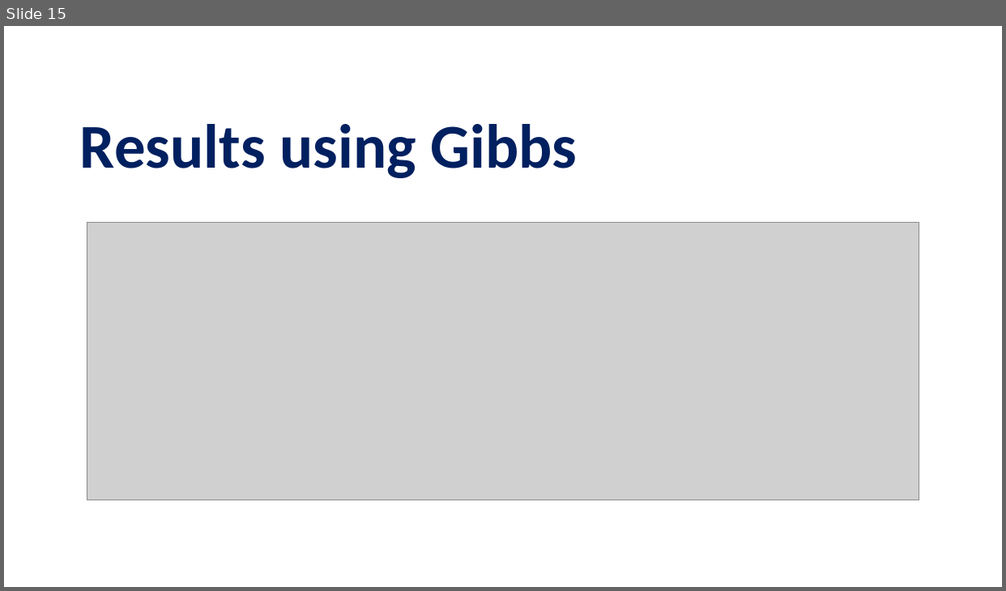
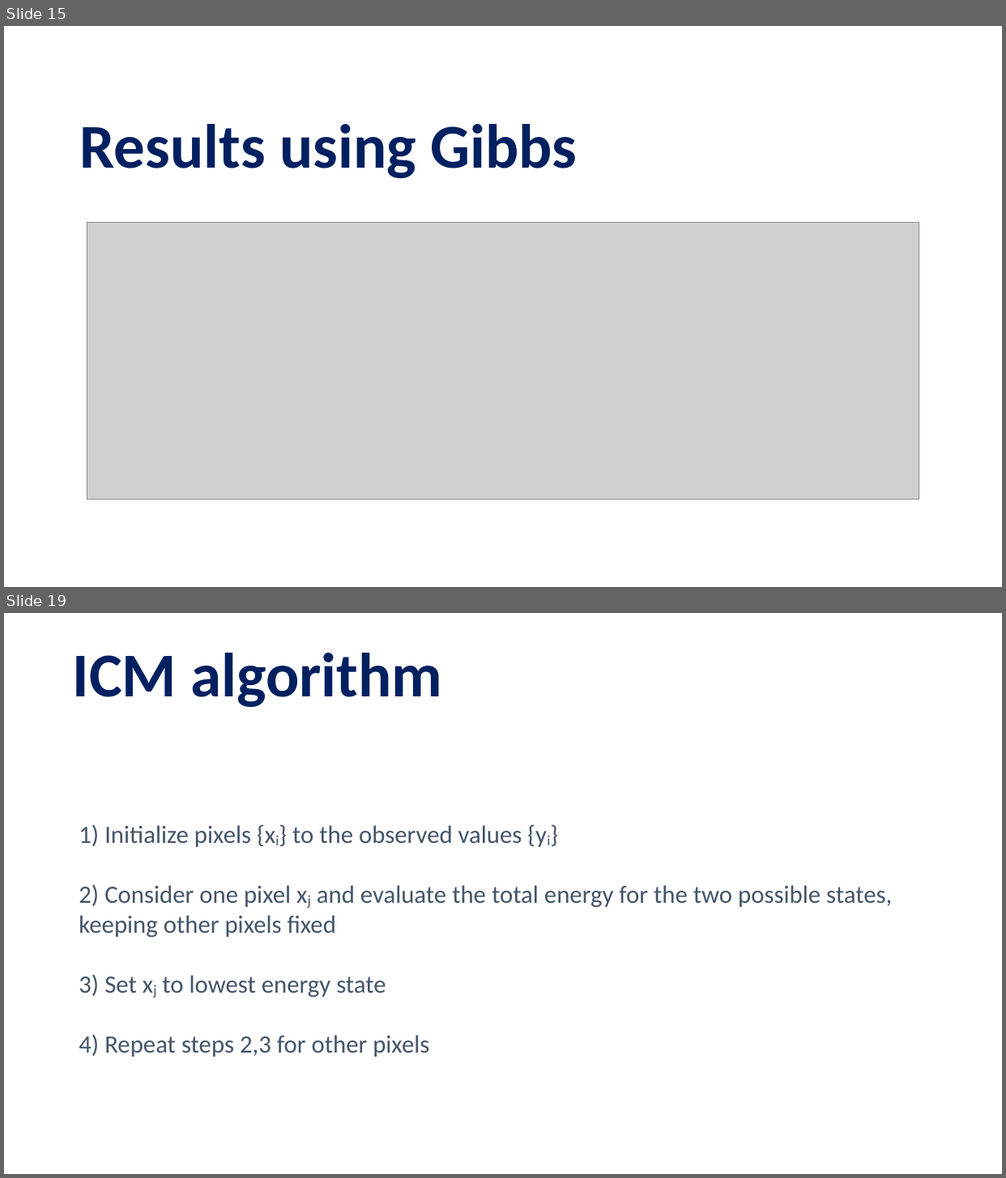
Before and after one commit to pettepiero/Ising-image-denoising, a slide deck: pml.pptm. Shown one above the other, each under a label of ours: slide 15 before the commit, slides 15 and 19 after it; the slides between them are not shown. The pictures are 1006x591 and 1006x1178 pixels, drawn with LibreOffice and Linux fonts; fonts in the diff are those of the drawing; grey boxes stand for pictures. Boxes give left, top, right and bottom in pixels: in the first picture for what was removed or moved away, otherwise in the second. Text is boxed around its words. In the diff, an @@ line names an element or a change of style, - is before the commit and + after.

```diff
--- a/pml.pptm
+++ b/pml.pptm
@@ slide 19 added at (x1=4, y1=613, x2=1002, y2=1174), background #FFFFFF @@
@@ title added at (x1=73, y1=653, x2=443, y2=707), 60 pt, text #002060, bold @@
+ICM algorithm
@@ text added at (x1=79, y1=824, x2=892, y2=1057), 24 pt, text #44546A @@
+1) Initialize pixels {xi} to the observed values {yi}
+2) Consider one pixel xj and evaluate the total energy for the two possible states, keeping other pixels fixed
+3) Set xj to lowest energy state
+4) Repeat steps 2,3 for other pixels
```
Also in this commit, not shown: 6 slides changed, 11 other slides added, 9 slides removed.
